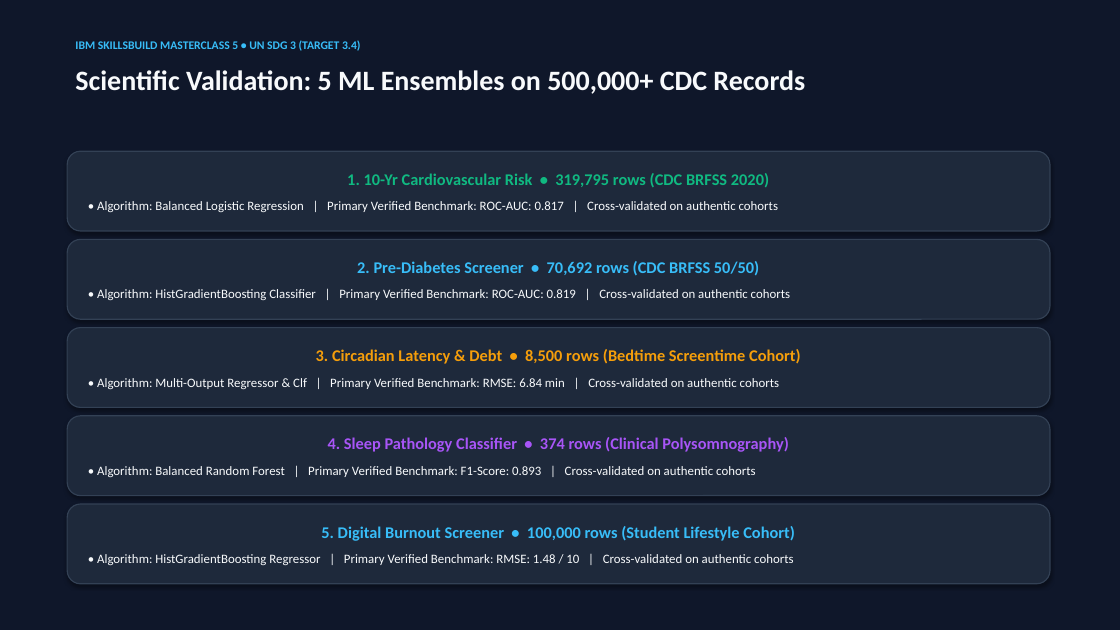
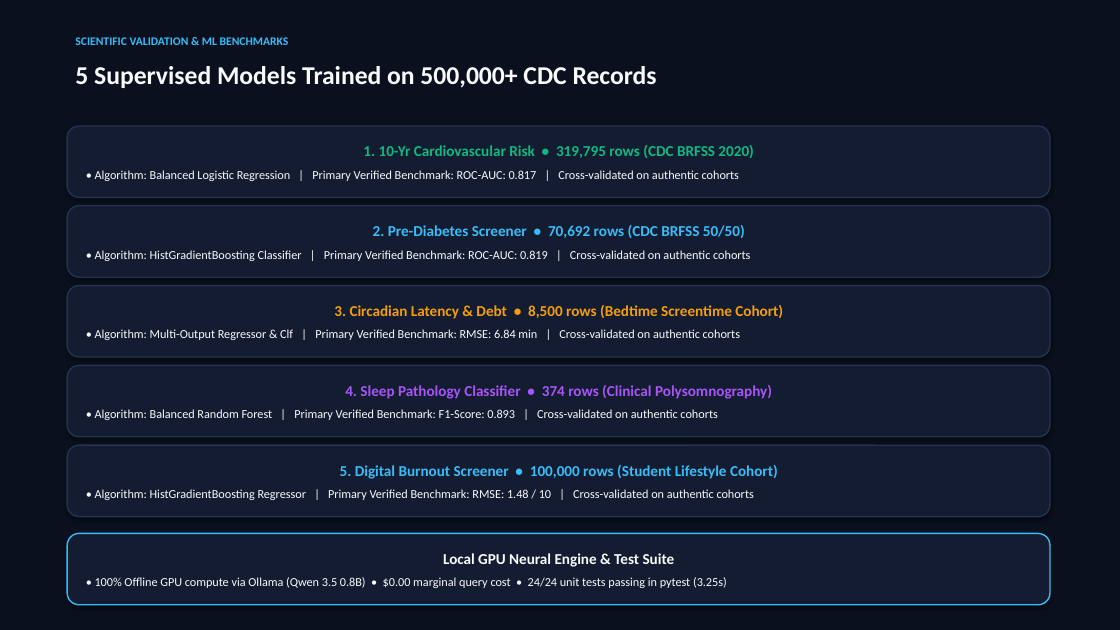
Before and after one commit to Mohammed-Salman-Hussain/VitalSync-AI, a slide deck: slide 9 of VitalSync_AI_Presentation.pptx (slide 7 before the commit). Drawn at 1120x630 pixels with LibreOffice and Linux fonts; fonts in the diff are those of the drawing. Boxes give left, top, right and bottom in pixels: in the first picture for what was removed or moved away, otherwise in the second. Text is boxed around its words. In the diff, an @@ line names an element or a change of style, - is before the commit and + after.

```diff
--- a/VitalSync_AI_Presentation.pptx
+++ b/VitalSync_AI_Presentation.pptx
@@ background #0F172A to #0A101D @@
@@ text removed at (75,40,361,51) @@
-IBM SKILLSBUILD MASTERCLASS 5 • UN SDG 3 (TARGET 3.4)
@@ text added at (75,37,289,45), 10 pt, text #38BDF8, bold @@
+SCIENTIFIC VALIDATION & ML BENCHMARKS
@@ text at (75,66,657,88): text changed; size 24 to 22 pt @@
-Scientific Validation: 5 ML Ensembles on 500,000+ CDC Records
+5 Supervised Models Trained on 500,000+ CDC Records
@@ rounded rectangle "1. 10-Yr Cardiovascular Risk • ...": place and size @@
-rounded rectangle "1. 10-Yr Cardiovascular Risk • ..." at (67,151,1050,231)
+rounded rectangle "1. 10-Yr Cardiovascular Risk • ..." at (67,126,1050,197)
@@ rounded rectangle "1. 10-Yr Cardiovascular Risk • ..." at (67,126,1050,197): size 14 to 13 pt in "1. 10-Yr Cardiovascular Risk • 319,795 rows ..."; size 11 to 10.5 pt in "• Algorithm: Balanced Logistic Regression | Primary ..."; less space between paragraphs; fill #1E293B to #131C31; outline #334155 1 pt to #243352 1.2 pt @@
@@ rounded rectangle "2. Pre-Diabetes Screener • 70,692 ...": place and size @@
-rounded rectangle "2. Pre-Diabetes Screener • 70,692 ..." at (67,239,1050,319)
+rounded rectangle "2. Pre-Diabetes Screener • 70,692 ..." at (67,206,1050,277)
@@ rounded rectangle "2. Pre-Diabetes Screener • 70,692 ..." at (67,206,1050,277): size 14 to 13 pt in "2. Pre-Diabetes Screener • 70,692 rows (CDC ..."; size 11 to 10.5 pt in "• Algorithm: HistGradientBoosting Classifier | Primary Verif ..."; less space between paragraphs; fill #1E293B to #131C31; outline #334155 1 pt to #243352 1.2 pt @@
@@ rounded rectangle "3. Circadian Latency & Debt ...": place and size @@
-rounded rectangle "3. Circadian Latency & Debt ..." at (67,328,1050,408)
+rounded rectangle "3. Circadian Latency & Debt ..." at (67,286,1050,357)
@@ rounded rectangle "3. Circadian Latency & Debt ..." at (67,286,1050,357): size 14 to 13 pt in "3. Circadian Latency & Debt • 8,500 ..."; size 11 to 10.5 pt in "• Algorithm: Multi-Output Regressor & Clf | ..."; less space between paragraphs; fill #1E293B to #131C31; outline #334155 1 pt to #243352 1.2 pt @@
@@ rounded rectangle "4. Sleep Pathology Classifier • ...": place and size @@
-rounded rectangle "4. Sleep Pathology Classifier • ..." at (67,416,1050,496)
+rounded rectangle "4. Sleep Pathology Classifier • ..." at (67,365,1050,437)
@@ rounded rectangle "4. Sleep Pathology Classifier • ..." at (67,365,1050,437): size 14 to 13 pt in "4. Sleep Pathology Classifier • 374 rows ..."; size 11 to 10.5 pt in "• Algorithm: Balanced Random Forest | Primary ..."; less space between paragraphs; fill #1E293B to #131C31; outline #334155 1 pt to #243352 1.2 pt @@
@@ rounded rectangle "5. Digital Burnout Screener • ...": place and size @@
-rounded rectangle "5. Digital Burnout Screener • ..." at (67,504,1050,584)
+rounded rectangle "5. Digital Burnout Screener • ..." at (67,445,1050,517)
@@ rounded rectangle "5. Digital Burnout Screener • ..." at (67,445,1050,517): size 14 to 13 pt in "5. Digital Burnout Screener • 100,000 rows ..."; size 11 to 10.5 pt in "• Algorithm: HistGradientBoosting Regressor | Primary Verifi ..."; less space between paragraphs; fill #1E293B to #131C31; outline #334155 1 pt to #243352 1.2 pt @@
@@ rounded rectangle added at (67,534,1050,605), fill #131C31, outline #38BDF8 1.2 pt, 10.5 pt, text #F8FAFC @@
+Local GPU Neural Engine & Test Suite
+• 100% Offline GPU compute via Ollama (Qwen 3.5 0.8B) • $0.00 marginal query cost • 24/24 unit tests passing in pytest (3.25s)
```
Also in this commit, not shown: 5 other slides changed, 4 slides added, 6 slides removed, 5 other files.
